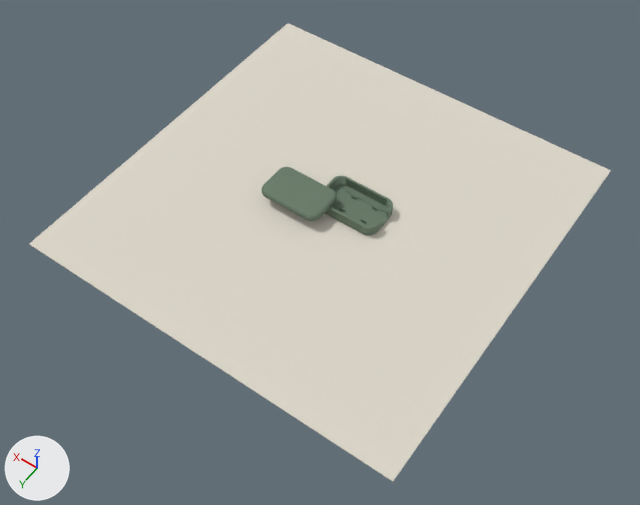
The Blender file hardware/enclosure/ewp-devkitc-v4.blend, before and after one commit.
Both versions are drawn from a 50 mm camera at (-318.0, 461.0, 643.0) aimed at (-15.0, 37.0, -23.0). Every picture has the same lights, and +X, +Y and +Z are marked at lower left. The picture after the commit comes second.

Script lines for the objects in view, before the commit:
```python
me_cube_059 = bpy.data.meshes.new('Cube.059')
me_cube_059.from_pydata([(-200.0, -200.0, 0.0), (-200.0, -200.0, 0.0), (-200.0, 200.0, 0.0), (-200.0, 200.0, 0.0), (200.0, -200.0, 0.0), (200.0, -200.0, 0.0), (200.0, 200.0, 0.0), (200.0, 200.0, 0.0)], [], [(0, 1, 3, 2), (2, 3, 7, 6), (6, 7, 5, 4), (4, 5, 1, 0), (2, 6, 4, 0), (7, 3, 1, 5)])
me_cube_059.materials.append(mat_warm_studio_background)  # light grey #ddd7ca
me_ewp_base___print = bpy.data.meshes.new('EWP Base - PRINT')
me_ewp_base___print.from_pydata(...)  # 1878 vertices, 1543 faces; spans x -33.4..33.4, y -21.4..21.4, z 0.0..11.8
me_ewp_base___print.materials.append(mat_matte_olive_petg)  # greyish green #657965
me_ewp_lid___print = bpy.data.meshes.new('EWP Lid - PRINT')
me_ewp_lid___print.from_pydata(...)  # 2014 vertices, 1649 faces; spans x -33.3..33.3, y -21.4..21.4, z 9.0..17.2
me_ewp_lid___print.materials.append(mat_matte_olive_petg)  # greyish green #657965
ob_ewp_base___print = bpy.data.objects.new('EWP Base - PRINT', me_ewp_base___print)
ob_ewp_base___print.location = (-22.0, -10.0, 0.0)
ob_ewp_lid___print = bpy.data.objects.new('EWP Lid - PRINT', me_ewp_lid___print)
ob_ewp_lid___print.location = (26.0, 14.0, 0.0)
ob_studio_floor___not_for_printing = bpy.data.objects.new('Studio floor - not for printing', me_cube_059)
ob_studio_floor___not_for_printing.location = (0.0, 0.0, -1.0)
```
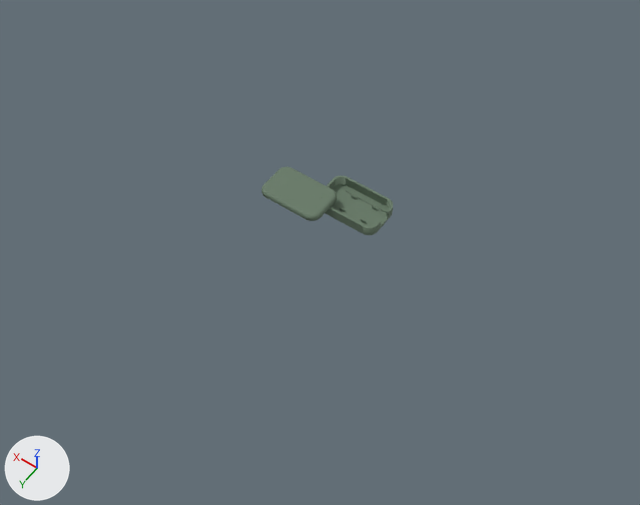
Where the change shows, as pixel boxes (x1, y1, x2, y2) in the pictures (640 x 505 px):
'Studio floor - not for printing', hidden
    before: (29, 23, 611, 482)

Patch to the scene script:
```diff
--- a/hardware/enclosure/ewp-devkitc-v4.blend.py
+++ b/hardware/enclosure/ewp-devkitc-v4.blend.py
@@ ob_studio_floor___not_for_printing @@
 ob_studio_floor___not_for_printing.location = (0.0, 0.0, -1.0)
+ob_studio_floor___not_for_printing.hide_set(True)
```
